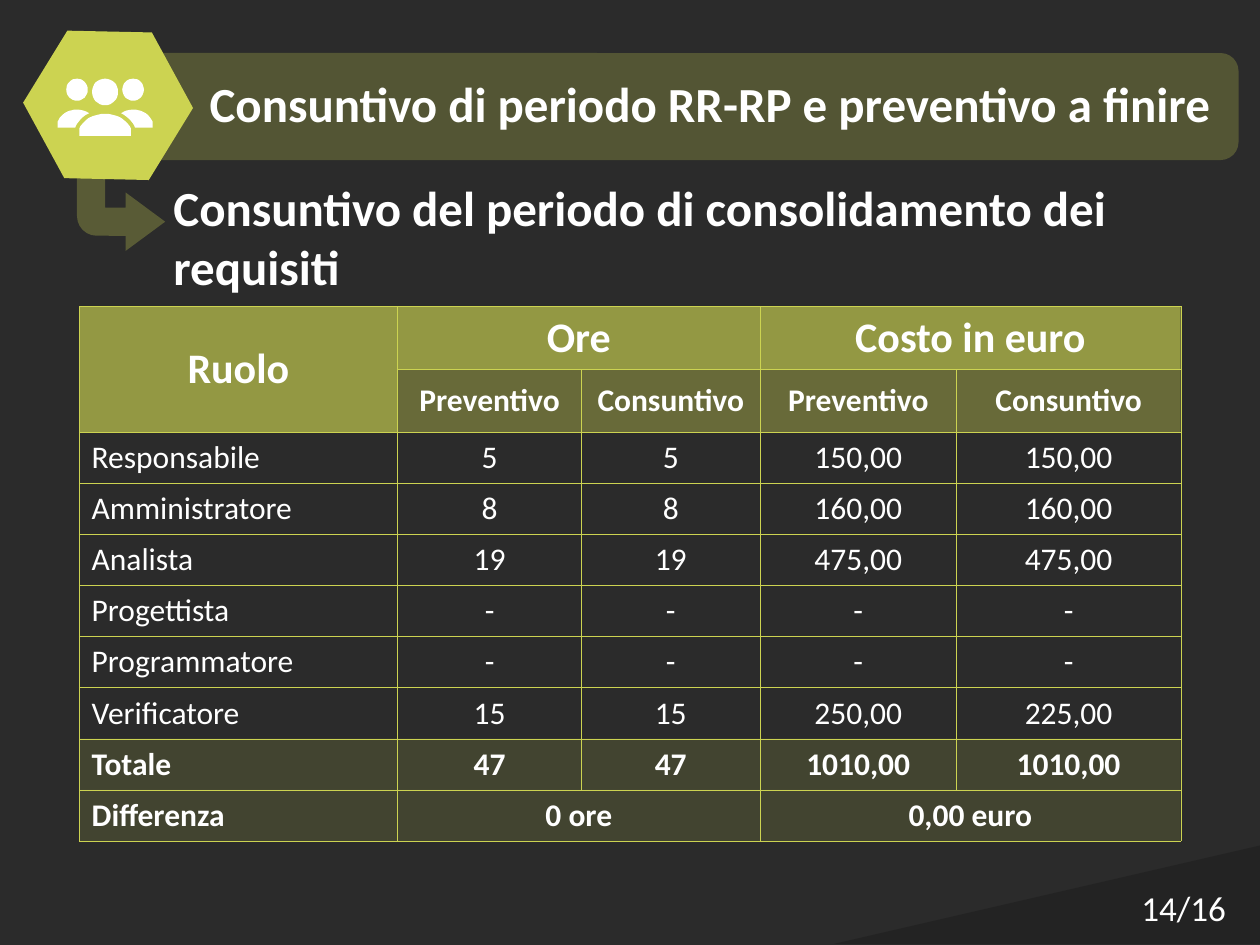
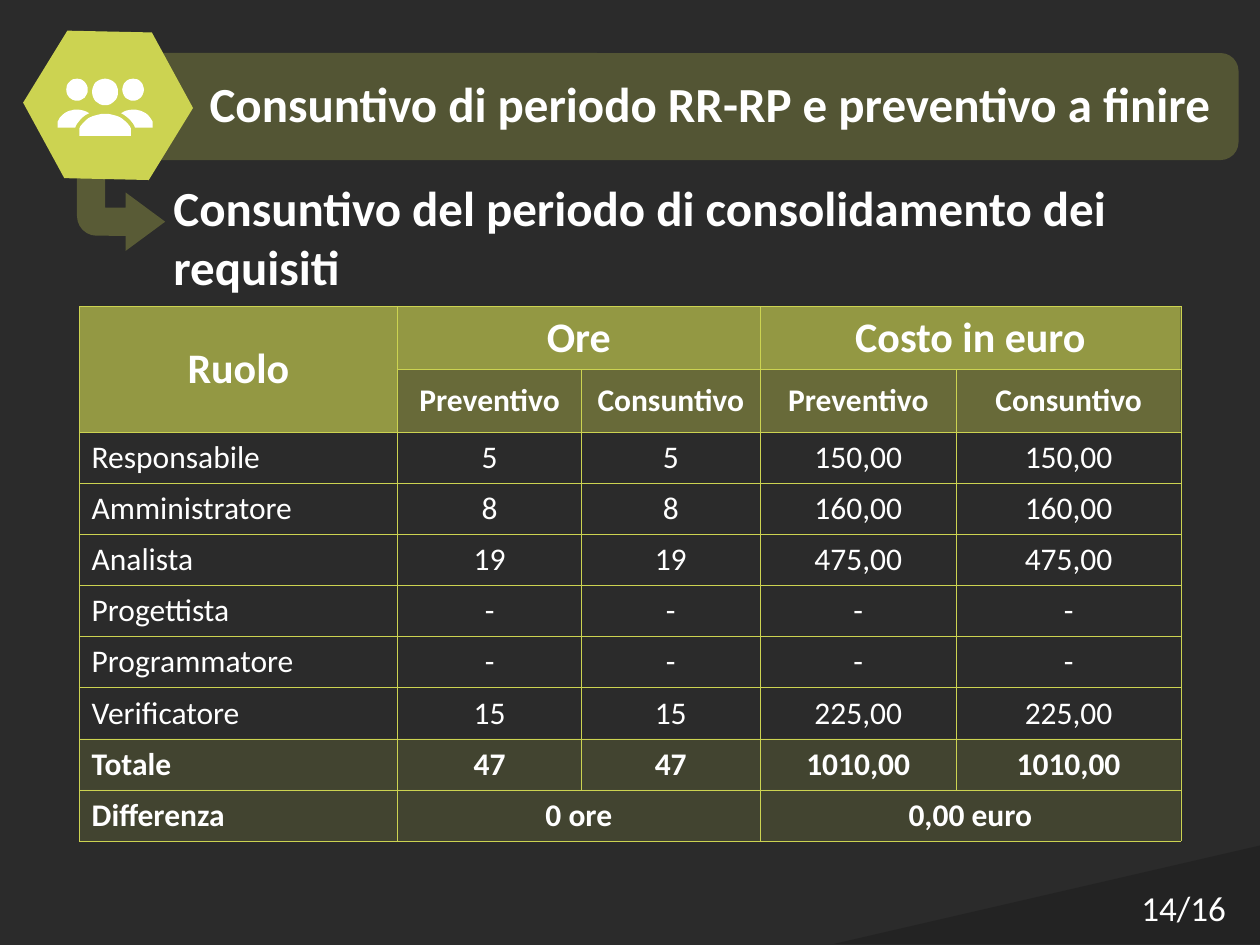
Before and after one commit to Italiaracerx/progettoSWE, a slide deck: slide 14 of Presentazioni/DEF Presentazione RP 19-03-2018.pptx. Drawn at 1260x945 pixels with LibreOffice and Linux fonts; fonts in the diff are those of the drawing; background and template pictures are left out; a plain dark background stands for a picture behind light text. Boxes give left, top, right and bottom in pixels: in the first picture for what was removed or moved away, otherwise in the second. Text is boxed around its words. In the diff, an @@ line names an element or a change of style, - is before the commit and + after.

```diff
--- a/Presentazioni/DEF Presentazione RP 19-03-2018.pptx
+++ b/Presentazioni/DEF Presentazione RP 19-03-2018.pptx
@@ table at bbox=[79, 306, 1182, 834] @@
-row 8, column 4: 250,00
+row 8, column 4: 225,00
```
Also in this commit, not shown: 1 other slide changed.
